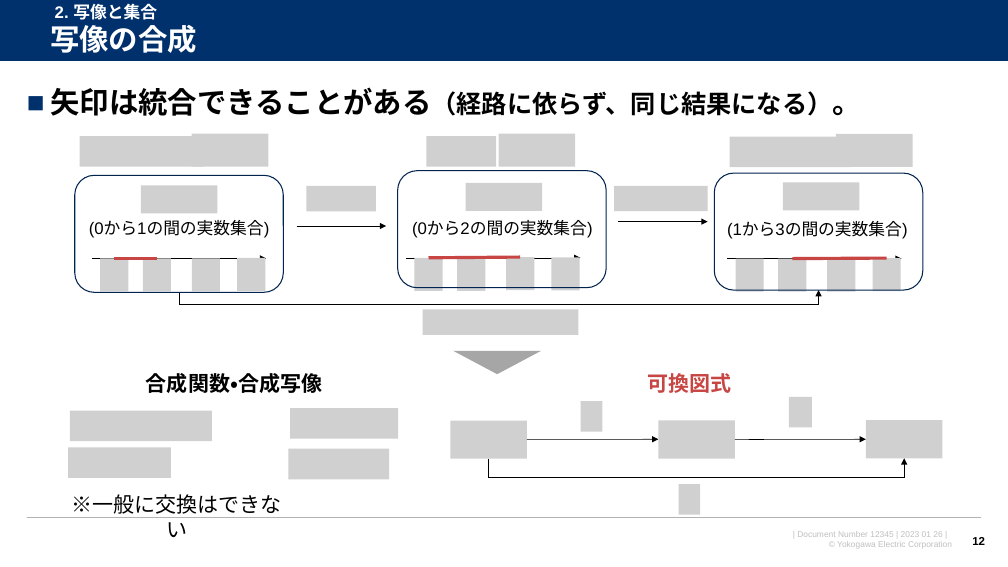
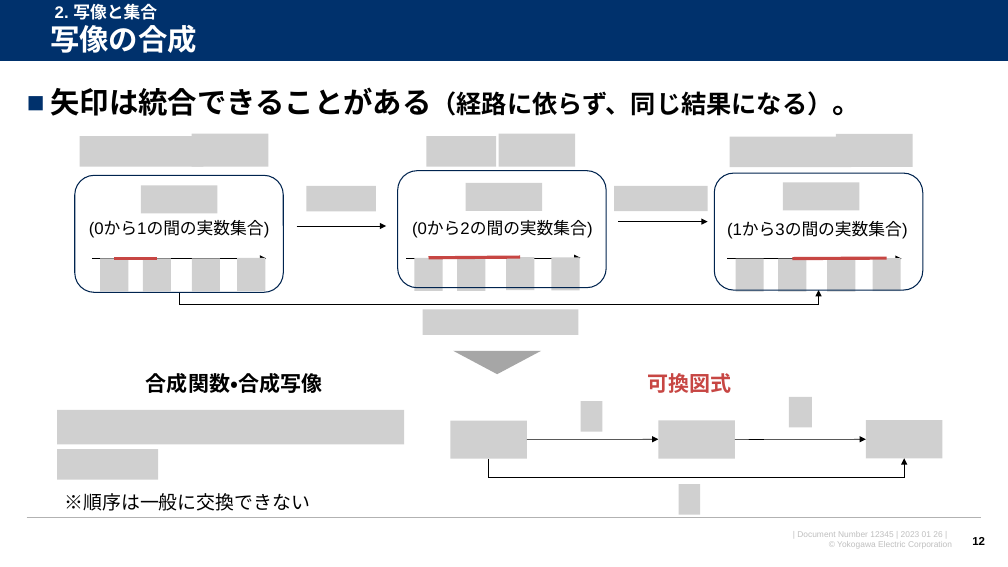
Before and after one commit to watarukumagai-git/opt, a slide deck: slide 12 of MMW/20230126_MMW_kumagai_rev.0.pptx. Drawn at 1008x567 pixels with LibreOffice and Linux fonts; fonts in the diff are those of the drawing; grey boxes stand for pictures; background and template pictures are left out. Boxes give left, top, right and bottom in pixels: in the first picture for what was removed or moved away, otherwise in the second. Text is boxed around its words. In the diff, an @@ line names an element or a change of style, - is before the commit and + after.

```diff
--- a/MMW/20230126_MMW_kumagai_rev.0.pptx
+++ b/MMW/20230126_MMW_kumagai_rev.0.pptx
@@ picture: place and size @@
-picture at bbox=[70, 411, 212, 441]
+picture at bbox=[57, 410, 405, 445]
@@ picture removed at bbox=[290, 408, 399, 439] @@
@@ picture: place and size @@
-picture at bbox=[68, 448, 171, 478]
+picture at bbox=[57, 449, 158, 479]
@@ picture removed at bbox=[288, 449, 389, 479] @@
@@ text at bbox=[64, 493, 310, 511]: text changed; size 20 to 18 pt @@
-※一般に交換はできない
+※順序は一般に交換できない
```
Also in this commit, not shown: 10 other slides changed, 4 slides added, 5 slides removed.
